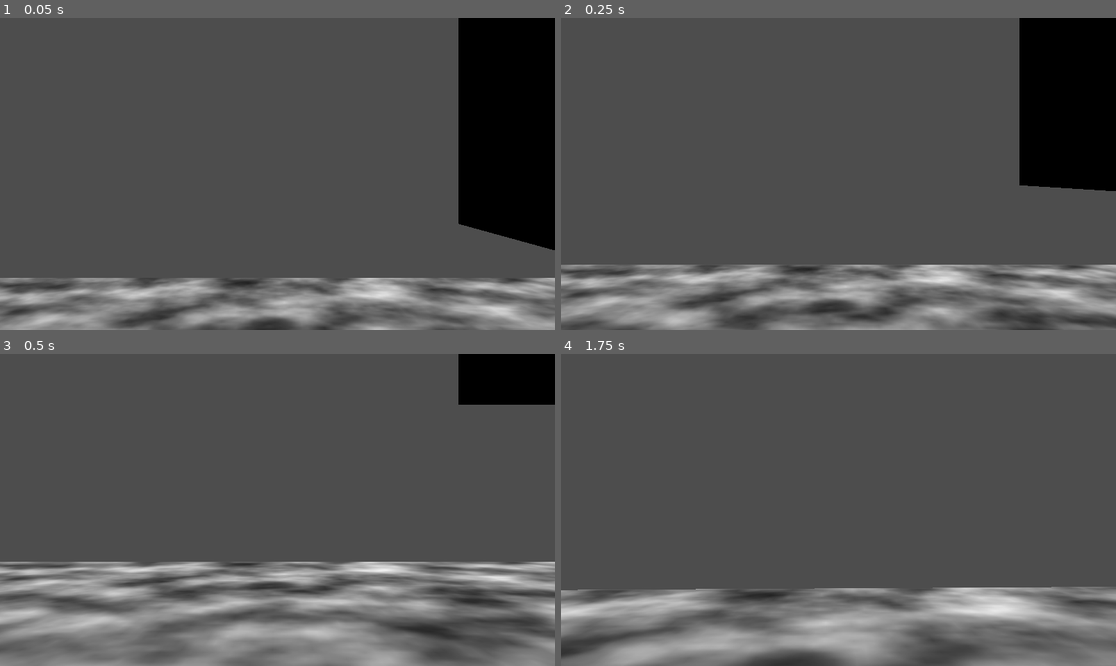
Above: before the commit, frames 1-4 (two rows, left to right).
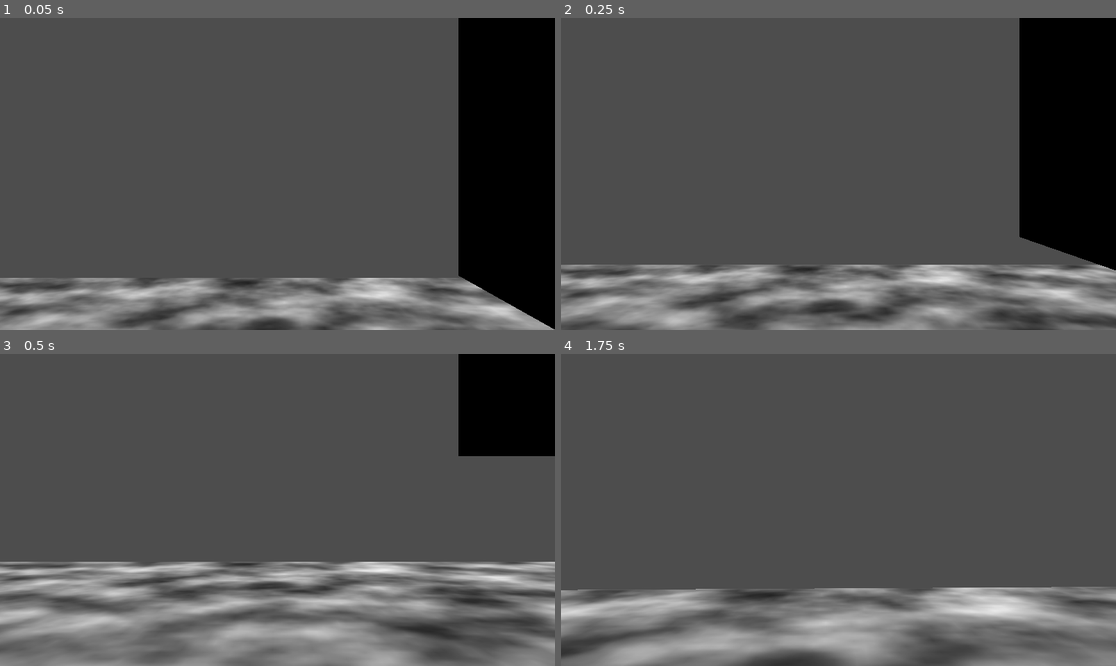
Above: after the commit, the same moments.

Repository: MoustachedMamba/Zarg
Game: Godot game, scene res://testscene.tscn
Two runs of this game, one before a commit and one after it. Both use one fixed random seed, a clock stepped at 60 frames per second and the inputs below.
Inputs (mouse positions are in pixels of both pictures, inside the frame that each line leads up to):
- Up to frame 1 (0.05 s): no input
- Up to frame 2 (0.25 s): no input
- Up to frame 3 (0.5 s): no input
- Up to frame 4 (1.75 s): move the mouse to (866, 510) at 0.52 s; hold Ctrl (Crouch) 0.53-1.28 s; hold W (Forward) from 0.53 s (still down); tap Space (Jump) at 0.77, 1.52 s; move the mouse to (810, 510) at 1.27 s; tap Ctrl (Crouch) at 1.35 s

The runs differ from the first frame. In frame 1, 3.7% of the frame differs, in the area x 82-100%, y 65-100%; in frame 2, 3.7%; in frame 3, 2.9%; in frame 4, nothing differs.

Commit message:
fixed collision again
aboba

Diff:
--- a/char_ctrlr.gd
+++ b/char_ctrlr.gd
@@ -121,4 +121,4 @@
 	head.position.y = collider.shape.height-0.5
 
 func is_under_smth()->bool:
-	return $CollisionShape3D/Area3D.has_overlapping_bodies()
+	return $CollisionShape3D/Area3D.has_overlapping_bodies() and is_on_floor()
--- a/char_ctrlr.tscn
+++ b/char_ctrlr.tscn
@@ -4,7 +4,8 @@
 
 [sub_resource type="CapsuleShape3D" id="CapsuleShape3D_glkw2"]
 
-[sub_resource type="BoxShape3D" id="BoxShape3D_f6cd8"]
+[sub_resource type="CylinderShape3D" id="CylinderShape3D_ylpwl"]
+height = 1.0
 
 [node name="CharacterBody3D" type="CharacterBody3D"]
 collision_layer = 2
@@ -18,8 +19,8 @@
 collision_layer = 0
 
 [node name="CollisionShape3D" type="CollisionShape3D" parent="CollisionShape3D/Area3D"]
-transform = Transform3D(1, 0, 0, 0, 1, 0, 0, 0, 1, 0, 1.34248, 0)
-shape = SubResource("BoxShape3D_f6cd8")
+transform = Transform3D(1, 0, 0, 0, 1, 0, 0, 0, 1, 0, 0.996175, 0)
+shape = SubResource("CylinderShape3D_ylpwl")
 
 [node name="head" type="Node3D" parent="."]
 transform = Transform3D(1, 0, 0, 0, 1, 0, 0, 0, 1, 0, 1.56581, 0)
--- a/testscene.tscn
+++ b/testscene.tscn
@@ -51,7 +51,7 @@
 surface_material_override/0 = SubResource("StandardMaterial3D_lq77h")
 
 [node name="StaticBody3D2" type="StaticBody3D" parent="StaticBody3D2"]
-transform = Transform3D(1, 0, 0, 0, 1, 0, 0, 0, 1, 8.16567, 1.30474, 0)
+transform = Transform3D(1, 0, 0, 0, 1, 0, 0, 0, 1, 8.16567, 0.796104, 0)
 
 [node name="CollisionShape3D" type="CollisionShape3D" parent="StaticBody3D2/StaticBody3D2"]
 shape = SubResource("BoxShape3D_qqvgn")
